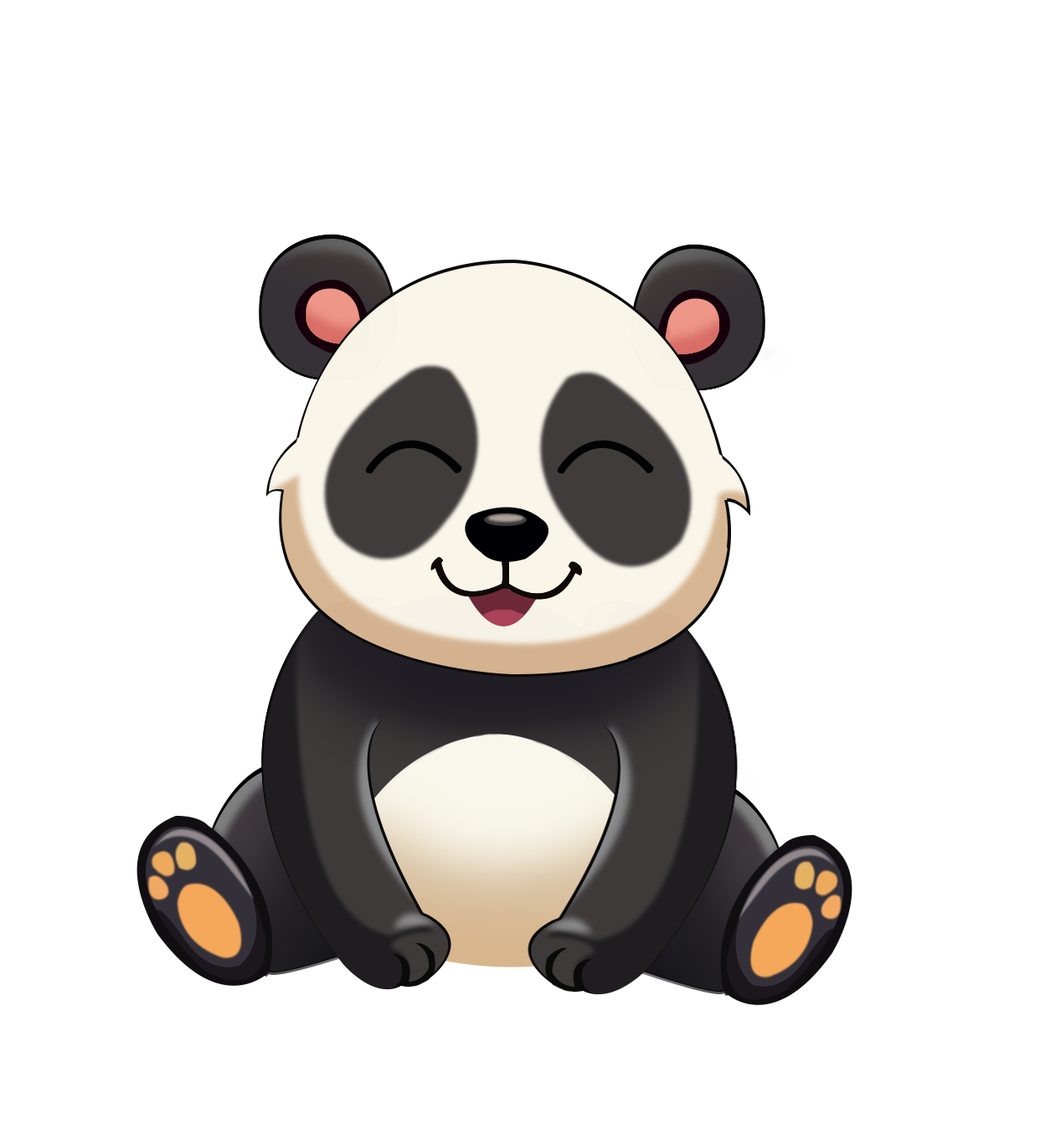
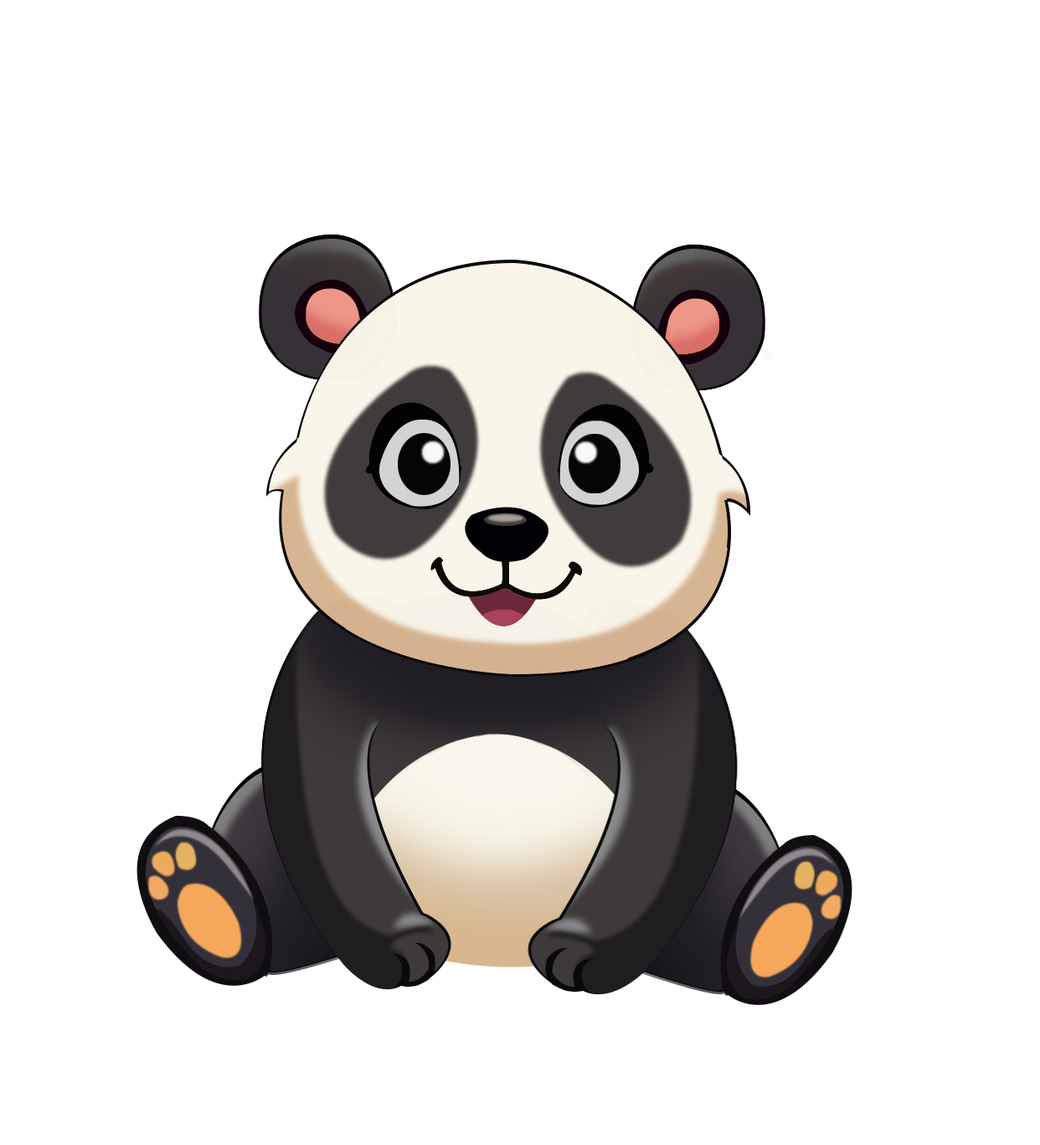
Layer changes from the first 1040 × 1145 image to the second:
showed group "mat_phai" (4 layers) over [557, 403, 651, 508]
showed group "mat_trai" (4 layers) over [368, 402, 462, 510]
